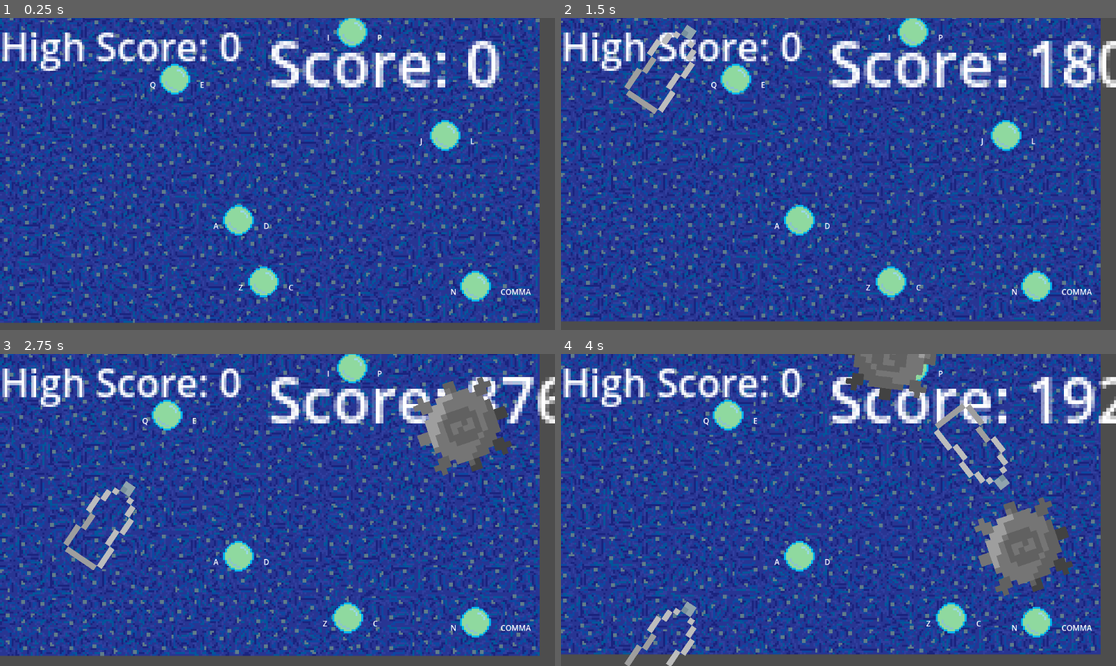
Above: before the commit, frames 1-4 (two rows, left to right).
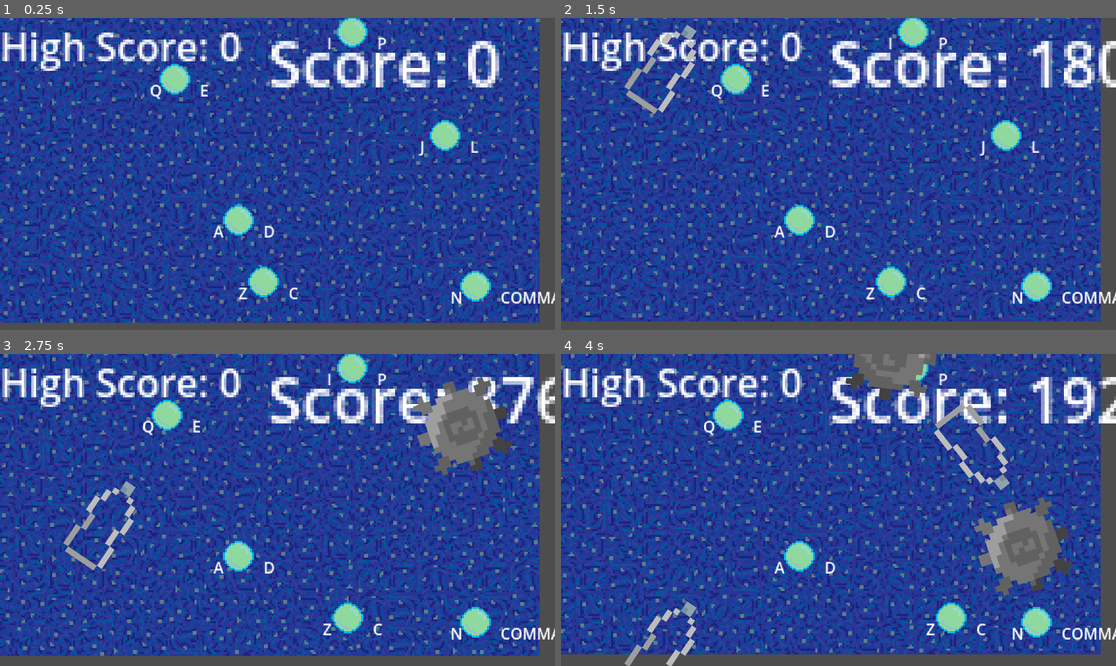
Above: after the commit, the same moments.

Repository: jschavey/bubble-ggj2025
Game: Godot game, scene res://main.tscn
Same seed, same stepped clock (60 frames per second), same inputs: the game is played once before the commit and once after it.
Inputs:
- Up to frame 1 (0.25 s): no input
- Up to frame 2 (1.5 s): tap Enter at 0.5 s; hold C (move_right_3) 0.53-1.28 s; tap Q (move_left_2) at 0.6 s; hold Z (move_left_3) from 1.28 s (still down); tap E (move_right_2) at 1.35 s
- Up to frame 3 (2.75 s): release Z (move_left_3) at 2.03 s; hold C (move_right_3) from 2.03 s (still down); tap Q (move_left_2) at 2.1 s
- Up to frame 4 (4 s): tap E (move_right_2) at 2.85 s; release C (move_right_3) at 3.53 s; hold Z (move_left_3) from 3.53 s (still down); tap Q (move_left_2) at 3.6 s

The runs differ from the first frame. In frame 1, 0.7% of the frame differs, in the area x 27-100%, y 5-92%; in frame 2, 0.7%; in frame 3, 0.6%; in frame 4, 0.6%.

Commit message:
scale up control ui

Diff:
--- a/bubble.gd
+++ b/bubble.gd
@@ -19,9 +19,11 @@
 func _ready():
 	# Create left and right labels programmatically
 	left_label = Label.new()
+	left_label.scale = Vector2(2,2)
 	add_child(left_label)
 
 	right_label = Label.new()
+	right_label.scale = Vector2(2,2)
 	add_child(right_label)
 
 	# Get the actual key names from InputMap
